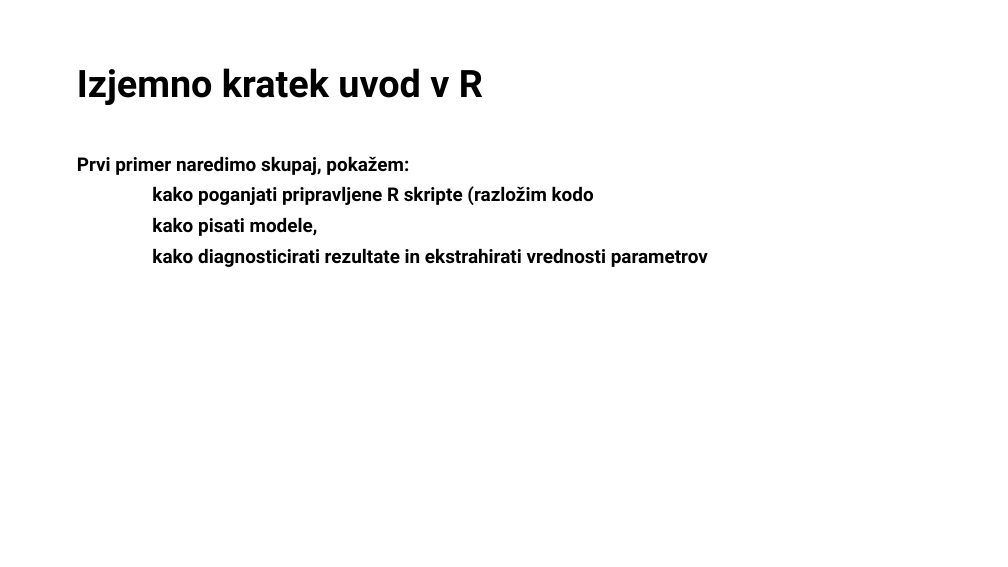
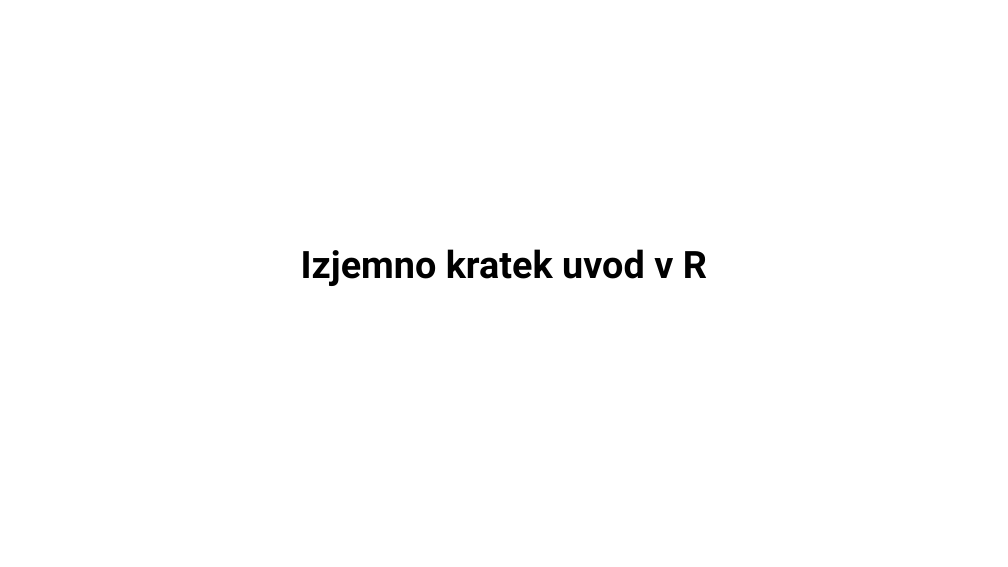
Before and after one commit to bstatcomp/Stan-Intro-Workshop, a slide deck: slide 42 of slides/prezentacija.pptx. Drawn at 1008x567 pixels with LibreOffice and Linux fonts; fonts in the diff are those of the drawing. Boxes give left, top, right and bottom in pixels: in the first picture for what was removed or moved away, otherwise in the second. Text is boxed around its words. In the diff, an @@ line names an element or a change of style, - is before the commit and + after.

```diff
--- a/slides/prezentacija.pptx
+++ b/slides/prezentacija.pptx
@@ title "Izjemno kratek uvod v R": place and size @@
-title "Izjemno kratek uvod v R" at [77,68,483,105]
+title "Izjemno kratek uvod v R" at [301,249,707,286]
@@ title "Izjemno kratek uvod v R" at [301,249,707,286]: alignment left to centre; vertical alignment middle to bottom @@
@@ text removed at [77,156,708,267] @@
-Prvi primer naredimo skupaj, pokažem:
-kako poganjati pripravljene R skripte (razložim kodo
-kako pisati modele,
-kako diagnosticirati rezultate in ekstrahirati vrednosti parametrov
```
Also in this commit, not shown: 5 other slides changed, 8 slides added, 2 slides removed, 18 other files.
